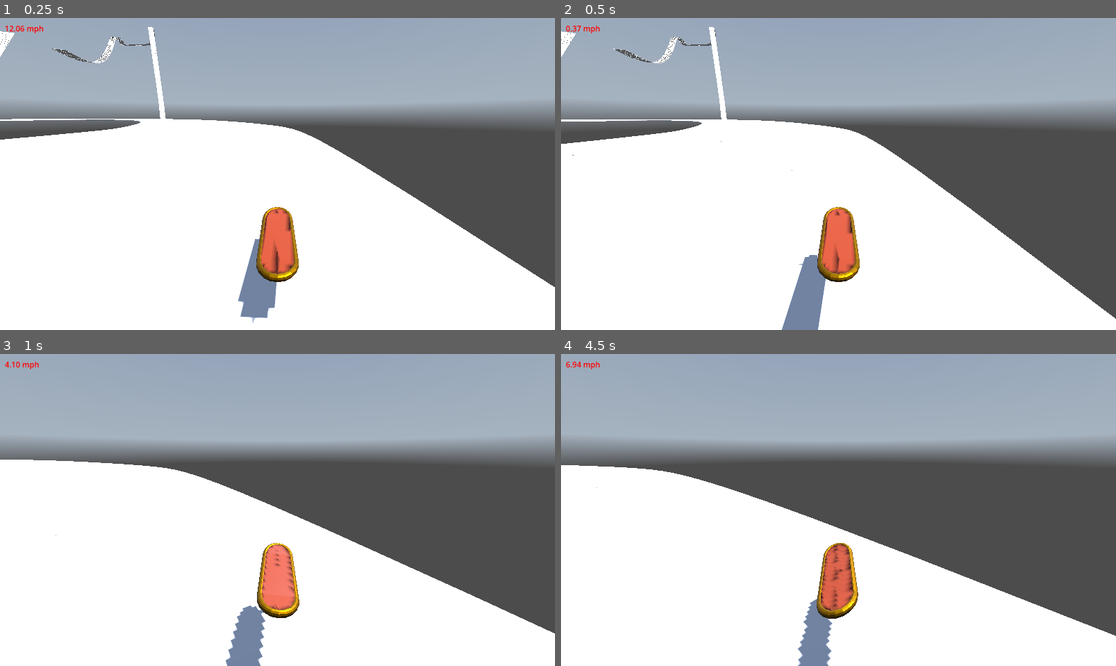
Above: before the commit, frames 1-4 (two rows, left to right).
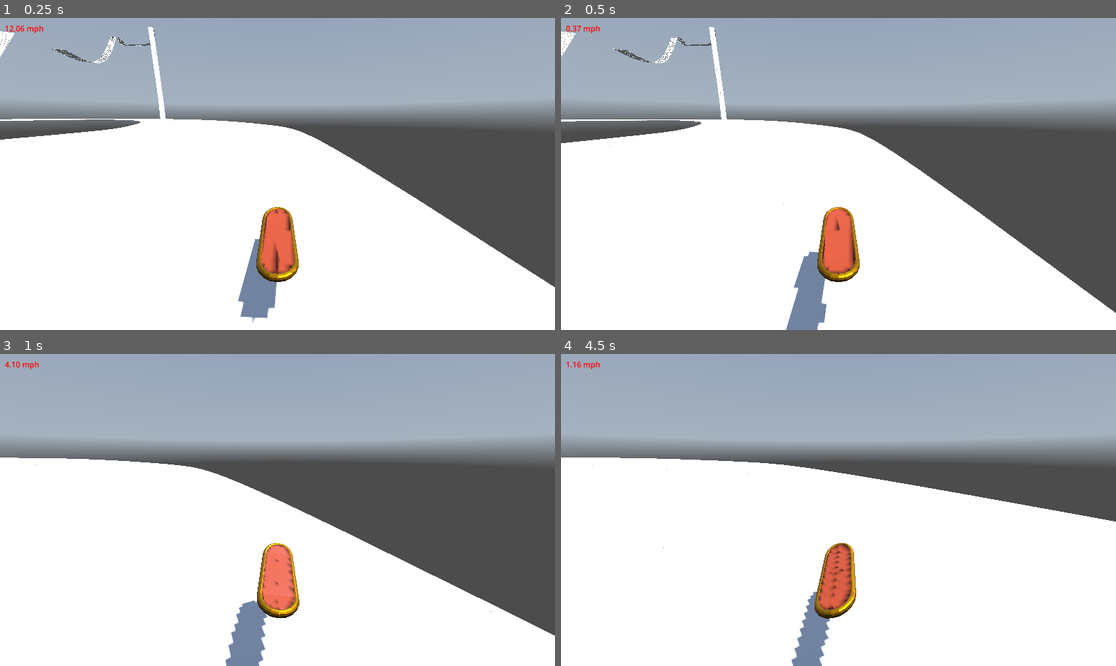
Above: after the commit, the same moments.

Repository: William-Young-97/hover-board
Game: Godot game, scene res://scenes/track_2.tscn
Same seed, same stepped clock (60 frames per second), same inputs: the game is played once before the commit and once after it. A sky picture missing from this copy of the repository is replaced by a grey-blue gradient.
Inputs:
- Up to frame 1 (0.25 s): no input
- Up to frame 2 (0.5 s): no input
- Up to frame 3 (1 s): hold D (right) from 0.53 s (still down); tap Shift (jump_drift) at 0.77 s
- Up to frame 4 (4.5 s): release D (right) at 1.28 s; hold S (back) 1.28-2.03 s; tap Shift (jump_drift) at 1.52, 3.02, 3.77 s; hold D (right) 2.03-2.78 s; hold W (forward) 2.78-3.53 s; hold A (left) from 3.53 s (still down)

Frame 1 is identical in both runs. In frame 2, 1.1% of the frame differs, in the area x 0-100%, y 4-100%; in frame 3, 1.7%; in frame 4, 19%, in the area x 0-100%, y 2-100%.

Commit message:
tweak drift,steer,hover

Diff:
--- a/controllers/terrain_interaction_controller.gd
+++ b/controllers/terrain_interaction_controller.gd
@@ -88,10 +88,10 @@
 			return true
 	return false
 
-const DEAD := 0.2
+const DEAD := 0.1
 const MAX_LIFT := 2.0
 
-const MAX_PULL = 8.0
+const MAX_PULL = 6.0
 
 
 func enforce_hover_floor(character: CharacterBody3D, rays: Array[RayCast3D], delta: float) -> void:
--- a/physics-helpers/drift_helper.gd
+++ b/physics-helpers/drift_helper.gd
@@ -23,7 +23,6 @@
 
 func enter(character: Character, delta) -> void:
 	vrc.board_roll_amount = 0.8
-
 
 # this method will switch to handle left vs right drift
 func _apply_drift(character: Character, delta):
@@ -136,8 +135,8 @@
 	var blend = clamp(pull_and_yaw * delta, 0.0, 1.0)
 	var planar_dir = planar_v / planar_spd
 	var new_dir    = planar_dir.lerp(inward_side, blend).normalized()
-
-	var side_force_strength := 5.0
+	# This adds total speed not good bug
+	var side_force_strength := 10.0
 	var lateral_force_vec = side_on_plane * side_force_strength * -drift_dir
 
 	var new_planar_v = new_dir * planar_spd
@@ -154,8 +153,8 @@
 
 # drifting becomes more effective at higher speeds
 func _scale_drift_yaw_to_speed(character: Character, delta) -> float:
-	var starting_yaw_rate := 1.3
-	var max_yaw_rate      := 2.2
+	var starting_yaw_rate := 1.6
+	var max_yaw_rate      := 2.1
 	var min_carve_frac    := 0.2
 	var hvel = ti.get_hvel_relative_to_surface(character, ti.grays)
 
@@ -172,8 +171,8 @@
 
 # build yaw based on time input held
 func _scale_yaw_to_input(character: Character, delta, max_yaw,  drift_dir):
-	var max_hold_time = 0.4
-	var starting_yaw_rate := 1.3
+	var max_hold_time = 0.2
+	var starting_yaw_rate := 1.6
 	var inward_held := false
 
 	if  drift_dir == 1:
--- a/scenes/respawn.tscn
+++ b/scenes/respawn.tscn
@@ -3,7 +3,7 @@
 [ext_resource type="Script" uid="uid://bt1qy58mihsun" path="res://controllers/respawn/respawn_checkpoints.gd" id="1_grv7o"]
 
 [sub_resource type="BoxShape3D" id="BoxShape3D_g0w6s"]
-size = Vector3(125.568, 70.6088, 4.81104)
+size = Vector3(125.568, 89.2683, 4.81104)
 
 [node name="Respawn" type="Node3D"]
 
--- a/scenes/track_2.tscn
+++ b/scenes/track_2.tscn
@@ -53,7 +53,13 @@
 transform = Transform3D(-4.37114e-08, 0, -1, 0, 1, 0, 1, 0, -4.37114e-08, 764.22, -23.4067, 14.8736)
 
 [node name="Respawn3" parent="RespawnManager" groups=["RespawnPoint"] instance=ExtResource("6_f5cs5")]
-transform = Transform3D(-0.0419805, 0, -0.999118, 0, 1, 0, 0.999118, 0, -0.0419805, 1256.88, -23.6352, 15.6606)
+transform = Transform3D(-4.37114e-08, 0, -1, 0, 1, 0, 1, 0, -4.37114e-08, 1247.77, -25.1722, 14.3161)
+
+[node name="RespawnZone" parent="RespawnManager/Respawn3" index="0"]
+transform = Transform3D(1, 0, 1.42109e-14, 0, 1, 0, -1.42109e-14, 0, 1, -1.90735e-06, 2.63757, -38.8093)
+
+[node name="CollisionShape3D" parent="RespawnManager/Respawn3/RespawnZone" index="1"]
+transform = Transform3D(1, 0, 2.06057e-13, 0, 1, 0, -2.06057e-13, 0, 1, -30.1391, 44.1341, -1.90552)
 
 [node name="Respawn4" parent="RespawnManager" groups=["RespawnPoint"] instance=ExtResource("6_f5cs5")]
 transform = Transform3D(-1, 0, 1.50996e-07, 0, 1, 0, -1.50996e-07, 0, -1, 1456.51, -23.4291, 241.863)
@@ -118,6 +124,7 @@
 [node name="MediumDeath6" parent="RespawnManager" groups=["DeathZone"] instance=ExtResource("9_banxg")]
 transform = Transform3D(1, 0, 0, 0, 1, 0, 0, 0, 1, 1802.59, 67, 266.103)
 
+[editable path="RespawnManager/Respawn3"]
 [editable path="RespawnManager/LargeDeath"]
 [editable path="RespawnManager/MediumDeath"]
 [editable path="RespawnManager/MediumDeath2"]
--- a/states/grounded.gd
+++ b/states/grounded.gd
@@ -110,8 +110,8 @@
 	character.velocity += forward * delta_fwd
 
 # backward acceleration
-var _deceleration_rate := 10.0
-var _top_reverse_speed := 7.5
+var _deceleration_rate := 25.0
+var _top_reverse_speed := 25.0
 
 # could decompose this think about reuablility in drift for this and accel
 func decelerate(character: Character, delta: float) -> void:
@@ -154,8 +154,8 @@
 		character.velocity += drag_dir * decel
 
 # turn settings
-var _max_turn_rate := 1.5
-var _turn_acceleration := 45.0
+var _max_turn_rate := 1.1
+var _turn_acceleration := 25.0
 var _turn_damping := sqrt(_turn_acceleration)
 var _turn_velocity := 0.0
 
